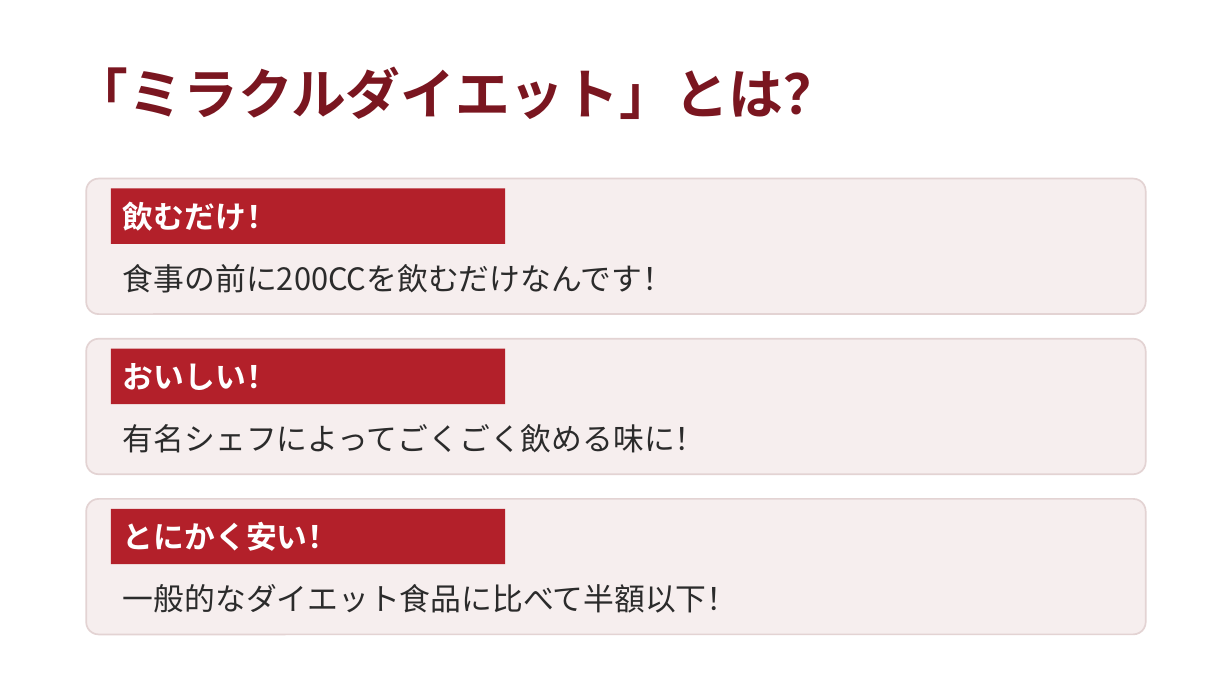
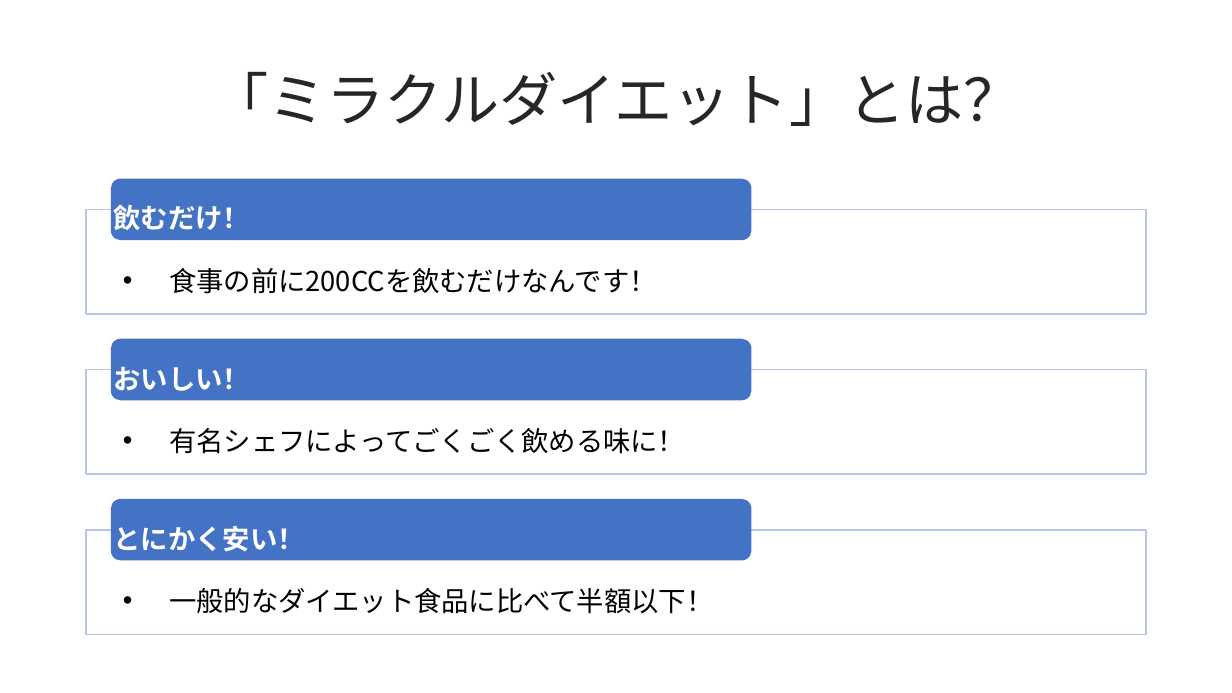
Before and after one commit to 984j7vw2tr-cloud/beauty-salon-site, a slide deck: slide 4 of ミラクルダイエット.pptx. Drawn at 1232x693 pixels with LibreOffice and Linux fonts; fonts in the diff are those of the drawing. Boxes give left, top, right and bottom in pixels: in the first picture for what was removed or moved away, otherwise in the second. Text is boxed around its words. In the diff, an @@ line names an element or a change of style, - is before the commit and + after.

```diff
--- a/ミラクルダイエット.pptx
+++ b/ミラクルダイエット.pptx
@@ title "「ミラクルダイエット」とは？" at (210,72,1021,126): size 32 to 34 pt, text colour #7A1620 to #262626, bold off; alignment left to centre @@
@@ rounded rectangle "飲むだけ！": place and size @@
-rounded rectangle "飲むだけ！" at (111,188,505,244)
+rounded rectangle "飲むだけ！" at (111,179,752,240)
@@ rectangle: place and size @@
-rectangle at (86,179,1146,314)
+rectangle at (86,209,1146,314)
@@ rounded rectangle "おいしい！": place and size @@
-rounded rectangle "おいしい！" at (111,349,505,404)
+rounded rectangle "おいしい！" at (111,339,752,400)
@@ rectangle: place and size @@
-rectangle at (86,339,1146,474)
+rectangle at (86,370,1146,474)
@@ size 18 to 16 pt; rectangle to rounded rectangle; fill #B3202A to #4472C4 in 3 elements at (111,179,752,240), (111,339,752,400), (111,499,752,561) @@
@@ rounded rectangle "とにかく安い！": place and size @@
-rounded rectangle "とにかく安い！" at (111,509,505,564)
+rounded rectangle "とにかく安い！" at (111,499,752,561)
@@ rounded rectangle to rectangle; fill #F6EEEE to #FFFFFF; outline #E3D3D3 1 pt to #B4C7E7 1 pt in 3 elements at (86,209,1146,314), (86,370,1146,474), (86,530,1146,634) @@
@@ rectangle: place and size @@
-rectangle at (86,499,1146,634)
+rectangle at (86,530,1146,634)
@@ size 18 to 16 pt, text colour #2B2B2B to #000000; bullet none to • in 3 elements at (169,268,656,294), (169,428,685,454), (169,588,713,614) @@
```
Also in this commit, not shown: 6 other slides changed.
